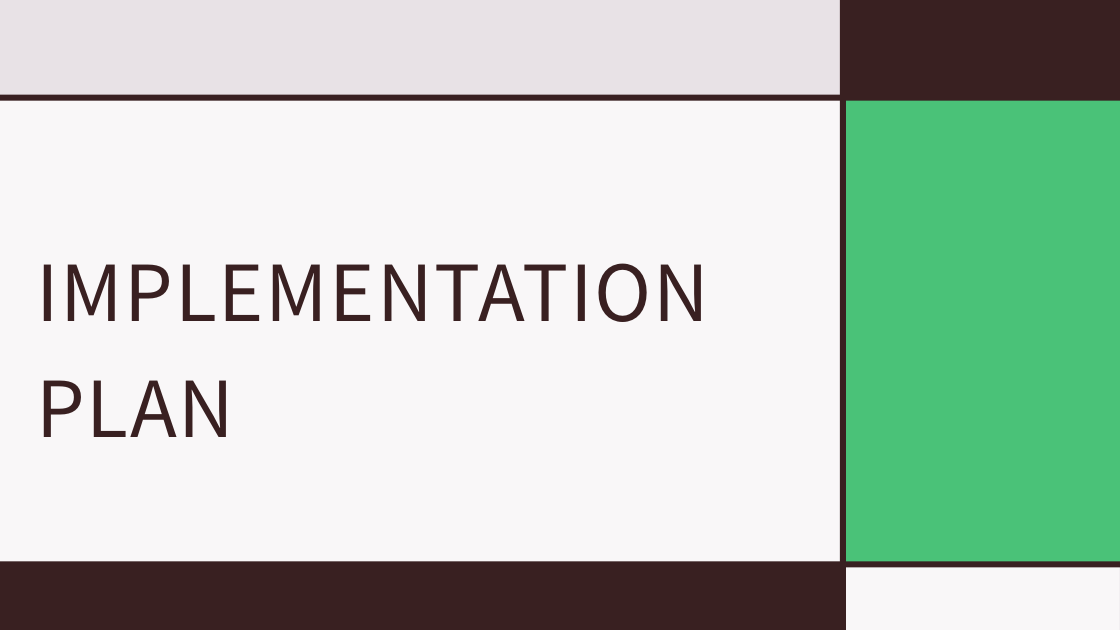
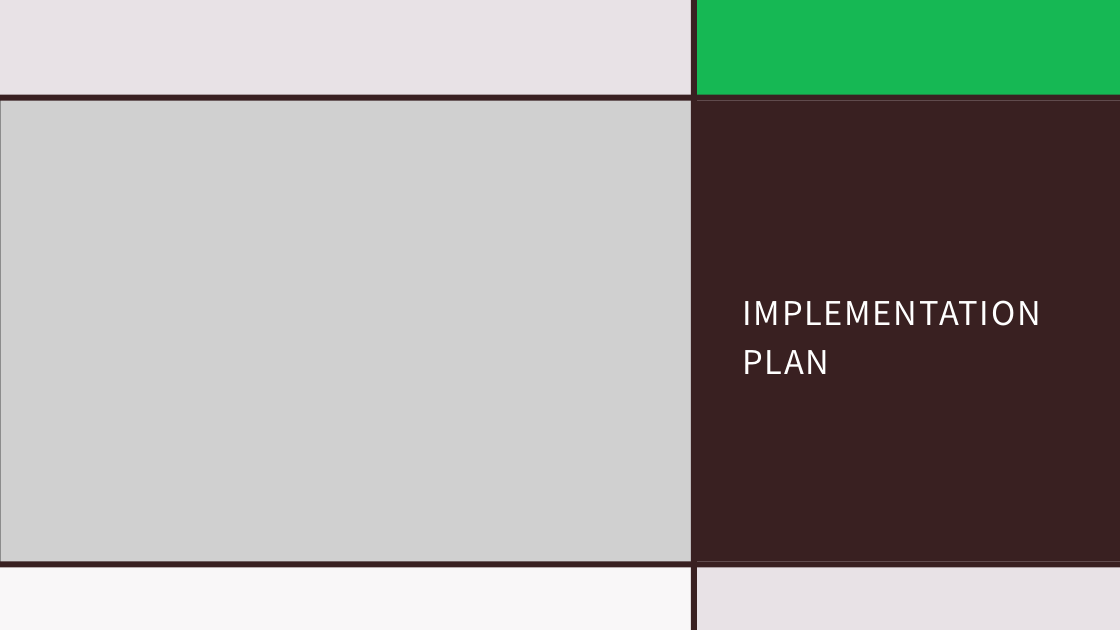
Before and after one commit to IADT-projects/y4-project-CjayGonzales, a slide deck: slide 10 of Docs/Interim Presentation.pptx (slide 7 before the commit). Drawn at 1120x630 pixels with LibreOffice and Linux fonts; fonts in the diff are those of the drawing; grey boxes stand for pictures. Boxes give left, top, right and bottom in pixels: in the first picture for what was removed or moved away, otherwise in the second. Text is boxed around its words. In the diff, an @@ line names an element or a change of style, - is before the commit and + after.

```diff
--- a/Docs/Interim Presentation.pptx
+++ b/Docs/Interim Presentation.pptx
@@ rectangle: place and size @@
-rectangle at (840,0,846,630)
+rectangle at (691,0,697,630)
@@ rectangle: place and size @@
-rectangle at (842,0,1120,97)
+rectangle at (694,0,1120,97)
@@ rectangle at (694,0,1120,97): fill #392021 to #16B854 @@
@@ rectangle removed at (0,101,842,562) @@
@@ picture added at (0,99,696,565) @@
@@ rectangle: place and size @@
-rectangle at (842,97,1120,566)
+rectangle at (697,101,1120,562)
@@ rectangle at (697,101,1120,562): fill #16B854 at 75% opacity to #392021 @@
@@ title "IMPLEMENTATION PLAN": place and size @@
-title "IMPLEMENTATION PLAN" at (36,263,709,437)
+title "IMPLEMENTATION PLAN" at (743,300,1041,374)
@@ title "IMPLEMENTATION PLAN" at (743,300,1041,374): size 66 to 28 pt, text colour #392021 to #FFFFFF @@
@@ rectangle: place and size @@
-rectangle at (0,565,845,630)
+rectangle at (0,565,692,630)
@@ rectangle at (0,565,692,630): fill #392021 to #FFFFFF at 75% opacity @@
@@ rectangle removed at (842,566,1120,630) @@
```
Also in this commit, not shown: 4 other slides changed, 9 slides added, 6 slides removed.
